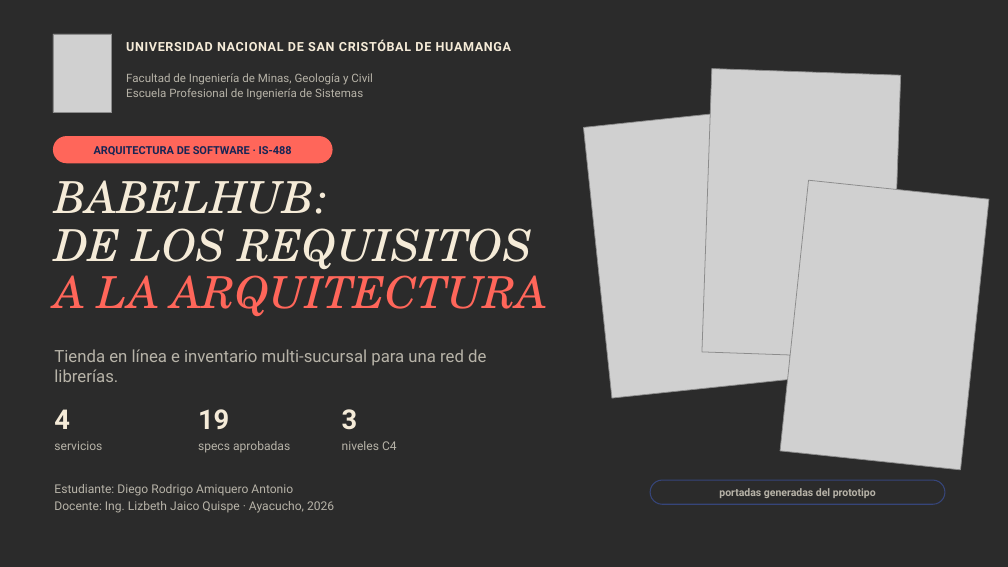
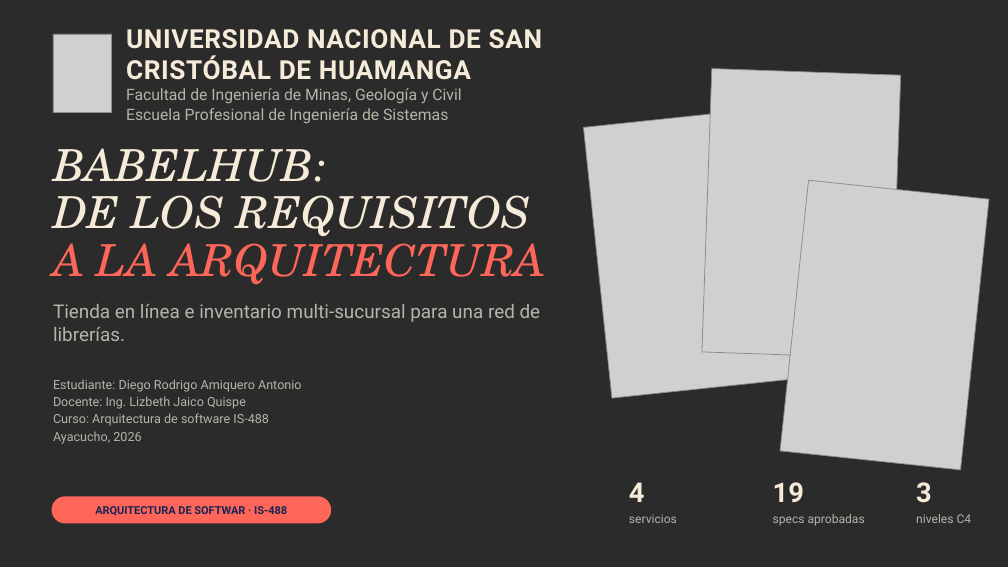
Before and after one commit to P35C4D0R4B1050/BabelHub, a slide deck: slide 1 of docs/BabelHub_Exposicion.pptx. Drawn at 1008x567 pixels with LibreOffice and Linux fonts; fonts in the diff are those of the drawing; grey boxes stand for pictures; background and template pictures are left out; a plain dark background stands for a picture behind light text. Boxes give left, top, right and bottom in pixels: in the first picture for what was removed or moved away, otherwise in the second. Text is boxed around its words. In the diff, an @@ line names an element or a change of style, - is before the commit and + after.

```diff
--- a/docs/BabelHub_Exposicion.pptx
+++ b/docs/BabelHub_Exposicion.pptx
@@ text "UNIVERSIDAD NACIONAL DE SAN CRISTÓBAL ...": place and size @@
-text "UNIVERSIDAD NACIONAL DE SAN CRISTÓBAL ..." at [126,40,511,51]
+text "UNIVERSIDAD NACIONAL DE SAN CRISTÓBAL ..." at [126,29,542,80]
@@ text "UNIVERSIDAD NACIONAL DE SAN CRISTÓBAL ..." at [126,29,542,80]: size 12 to 25 pt @@
@@ text "Facultad de Ingeniería de Minas, ...": place and size @@
-text "Facultad de Ingeniería de Minas, ..." at [126,73,373,100]
+text "Facultad de Ingeniería de Minas, ..." at [126,88,461,123]
@@ text "Facultad de Ingeniería de Minas, ..." at [126,88,461,123]: size 11 to 15 pt @@
@@ text "BABELHUB:": place and size @@
-text "BABELHUB:" at [54,180,548,317]
+text "BABELHUB:" at [53,148,546,285]
@@ text "Tienda en línea e inventario ...": place and size @@
-text "Tienda en línea e inventario ..." at [54,349,486,382]
+text "Tienda en línea e inventario ..." at [53,304,541,341]
@@ text "Tienda en línea e inventario ..." at [53,304,541,341]: size 16 to 18 pt @@
@@ text "Estudiante: Diego Rodrigo Amiquero Antonio": place and size @@
-text "Estudiante: Diego Rodrigo Amiquero Antonio" at [54,484,334,513]
+text "Estudiante: Diego Rodrigo Amiquero Antonio" at [53,379,302,444]
@@ text at [53,379,302,392]: size 11.5 to 12 pt in "Estudiante: Diego Rodrigo Amiquero Antonio" @@
@@ text at [53,396,269,444]: text changed; size 11.5 to 12 pt @@
-Docente: Ing. Lizbeth Jaico Quispe · Ayacucho, 2026
+Docente: Ing. Lizbeth Jaico Quispe
+Curso: Arquitectura de software IS-488
+Ayacucho, 2026
@@ 3 texts: place and size @@
-3 texts at [54,409,358,430]
+3 texts at [629,482,932,503]
@@ rounded rectangle "ARQUITECTURA DE SOFTWAR · IS-488": place and size @@
-rounded rectangle "ARQUITECTURA DE SOFTWAR · IS-488" at [53,136,333,163]
+rounded rectangle "ARQUITECTURA DE SOFTWAR · IS-488" at [51,496,331,523]
@@ text in rounded rectangle at [95,506,287,516]: text changed @@
-ARQUITECTURA DE SOFTWARE · IS-488
+ARQUITECTURA DE SOFTWAR · IS-488
@@ rounded rectangle removed at [650,480,945,504] @@
-portadas generadas del prototipo
@@ 3 texts: place and size @@
-3 texts at [54,441,397,453]
+3 texts at [629,514,972,526]
```
Also in this commit, not shown: 1 slide added, 9 slides removed.
